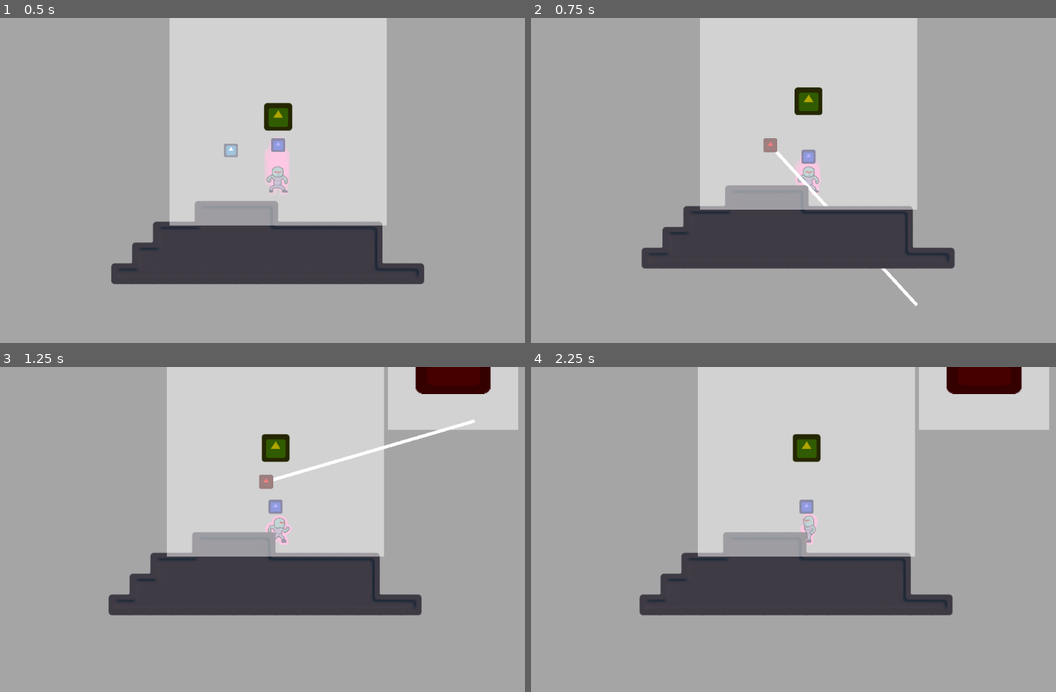
Above: before the commit, frames 1-4 (two rows, left to right).
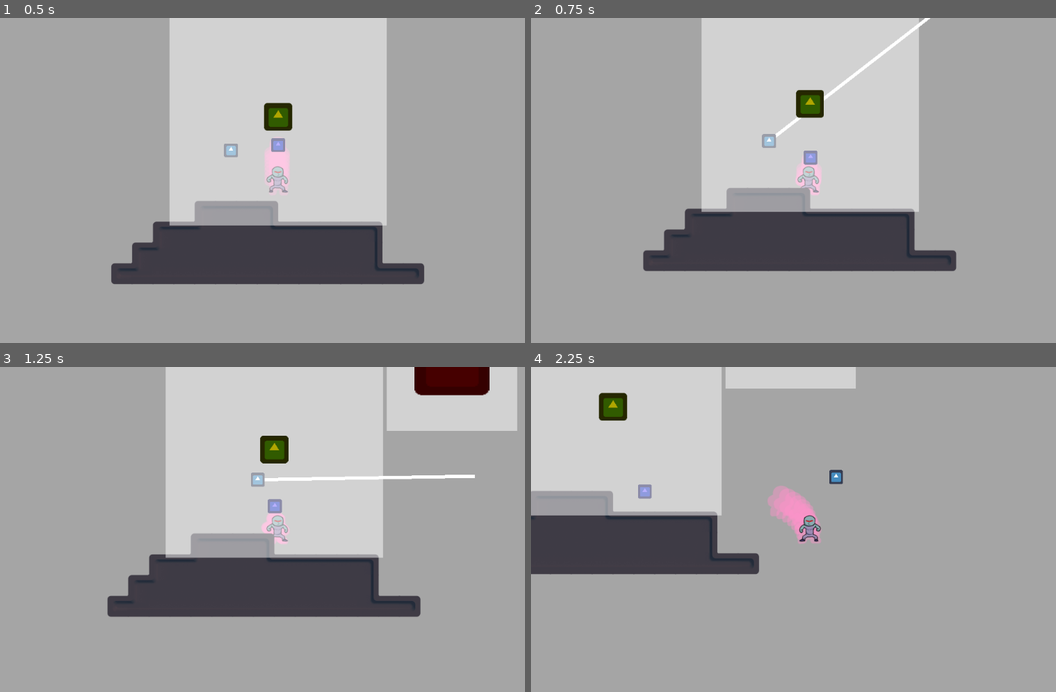
Above: after the commit, the same moments.

Repository: mdrgon1/GWJ-22-Spinzo
Game: Godot game, scene res://Main.tscn
The game is run twice, just before and just after one commit, with the same random seed, the same clock (stepped at 60 frames per second) and the same inputs. The engine's default icon, where the game draws it, is replaced by a stand-in: a white triangle on a blue panel in a dark square.
Inputs:
- Up to frame 1 (0.5 s): no input
- Up to frame 2 (0.75 s): hold Right (move_right) from 0.53 s (still down); hold Shift (aim) from 0.53 s (still down)
- Up to frame 3 (1.25 s): keep holding Right (move_right); keep holding Shift (aim); tap W (jump) at 0.77 s
- Up to frame 4 (2.25 s): release Shift (aim) at 1.28 s; tap E (throw_ball) at 1.35 s; tap W (jump) at 1.52 s; release Right (move_right) at 2.03 s; hold A (move_left) from 2.03 s (still down); hold X from 2.03 s (still down)

Frame 1 is identical in both runs. In frame 2, 3.4% of the frame differs, in the area x 21-82%, y 0-89%; in frame 3, 3.0%; in frame 4, 51%, in the area x 0-99%, y 0-77%.

Commit message:
dasher can hit player again
updated dasher collision mask

Diff:
--- a/Project/hazards/Dasher.gd
+++ b/Project/hazards/Dasher.gd
@@ -17,9 +17,8 @@
 
 func _physics_process(delta):
 
-	if(abs(player.position.x - global_position.x) > 9):
-		if((player.position - global_position).length() <= AGRO_DIST):
-			target_velocity.x = sign(player.position.x - global_position.x) * SPEED
+	if((player.position - global_position).length() <= AGRO_DIST):
+		target_velocity.x = sign(player.position.x - global_position.x) * SPEED
 	else:
 		target_velocity.x = 0
 	velocity.y += GRAVITY * delta
--- a/Project/hazards/Hazard1.tscn
+++ b/Project/hazards/Hazard1.tscn
@@ -24,7 +24,7 @@
 shape = SubResource( 1 )
 
 [node name="Area2D" type="Area2D" parent="."]
-collision_layer = 2
+collision_layer = 3
 collision_mask = 2
 
 [node name="CollisionShape2D" type="CollisionShape2D" parent="Area2D"]
